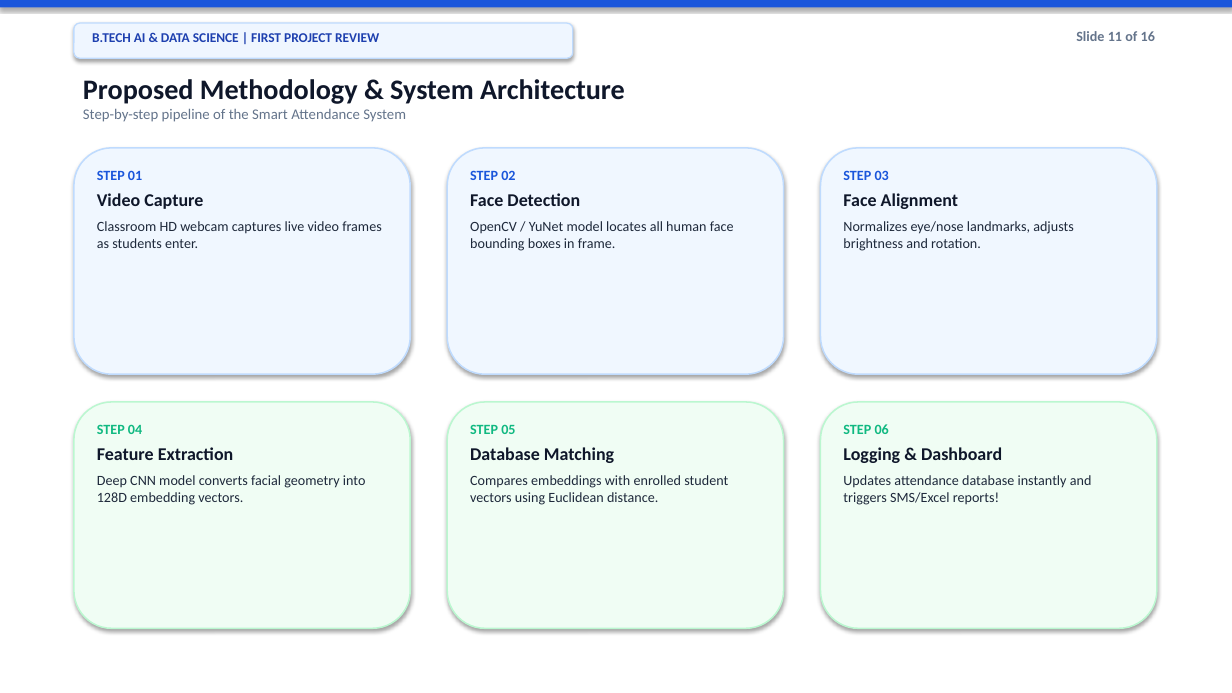
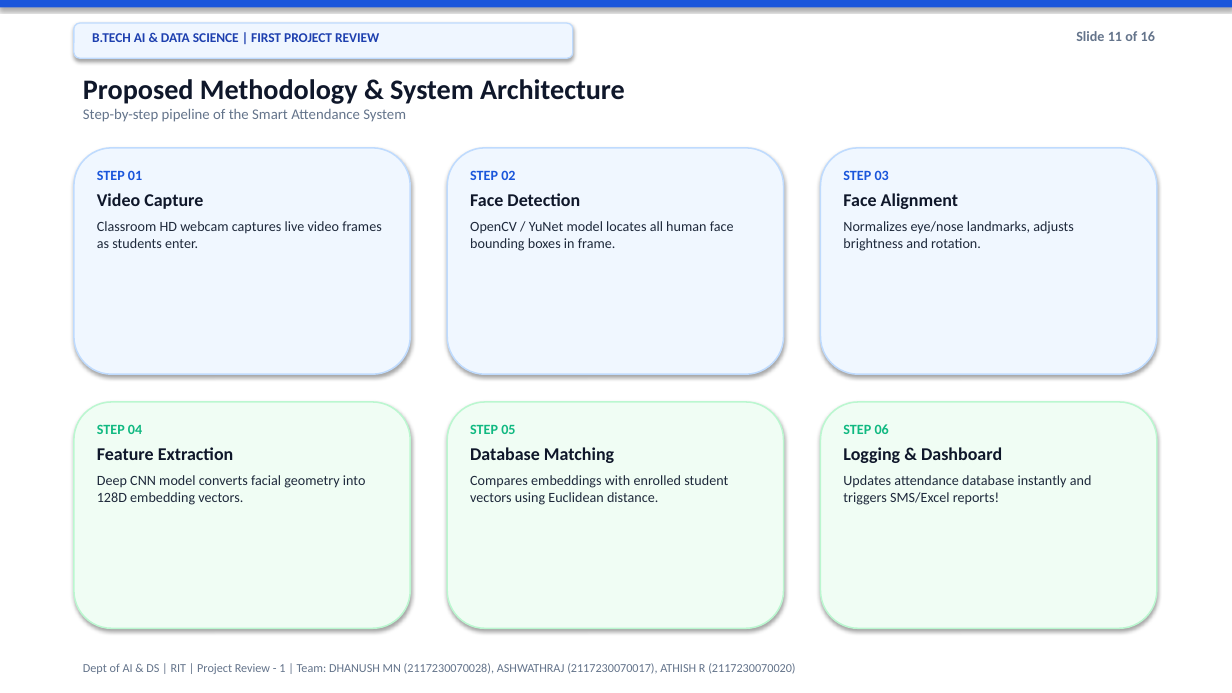
Before and after one commit to deva-2006/govtAutofill, a slide deck: slide 11 of SMART_ATTENDANCE_MONITORING.pptx. Drawn at 1232x693 pixels with LibreOffice and Linux fonts; fonts in the diff are those of the drawing. Boxes give left, top, right and bottom in pixels: in the first picture for what was removed or moved away, otherwise in the second. Text is boxed around its words. In the diff, an @@ line names an element or a change of style, - is before the commit and + after.

Commit message:
Add complete Smart Attendance Monitoring Presentation (PPTX) and Base Paper Review Report (PDF & DOCX) for Dhanush MN, Ashwathraj, Athish R

```diff
--- a/SMART_ATTENDANCE_MONITORING.pptx
+++ b/SMART_ATTENDANCE_MONITORING.pptx
@@ text added at (83, 663, 795, 674), 9.5 pt, text #64748B @@
+Dept of AI & DS | RIT | Project Review - 1 | Team: DHANUSH MN (2117230070028), ASHWATHRAJ (2117230070017), ATHISH R (2117230070020)
```
Also in this commit, not shown: 15 other slides changed, 6 other files.
